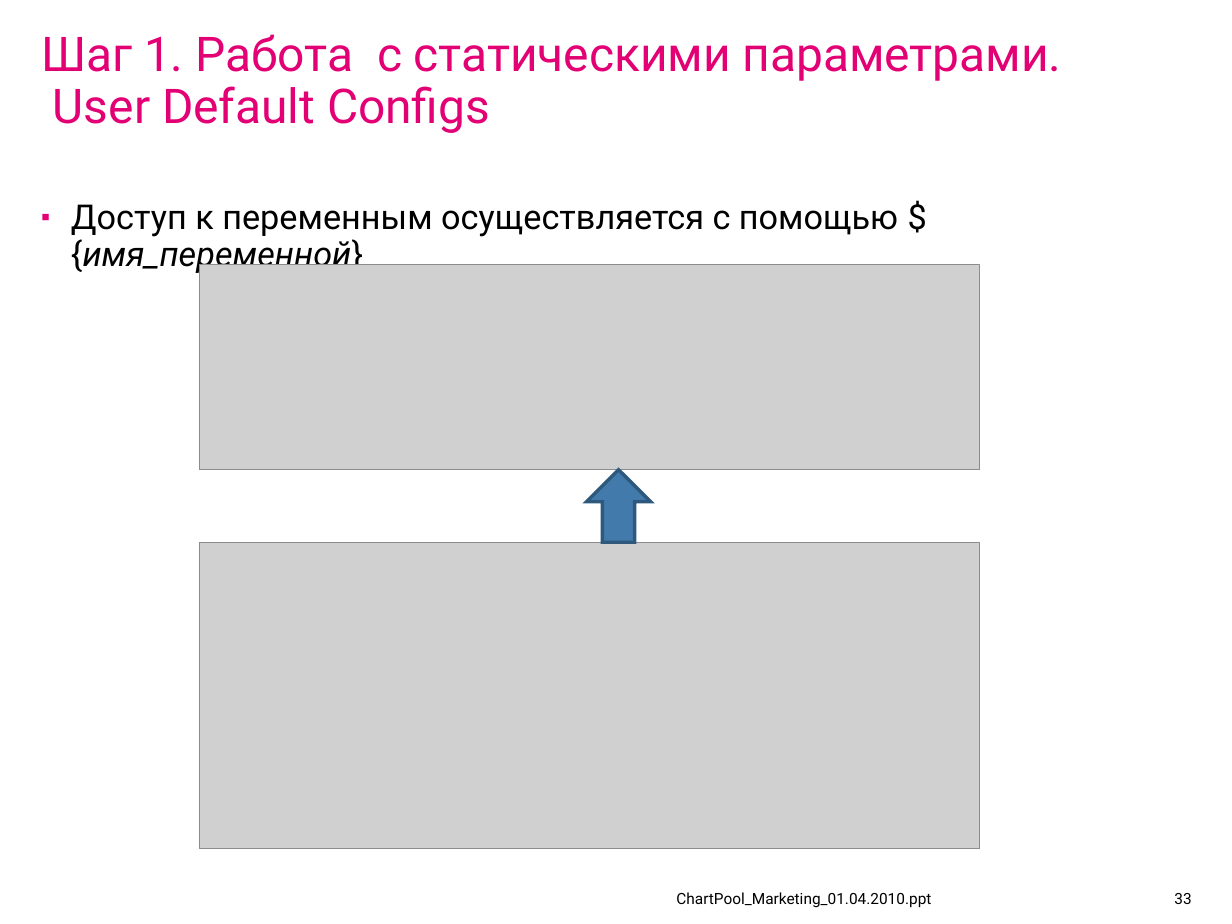
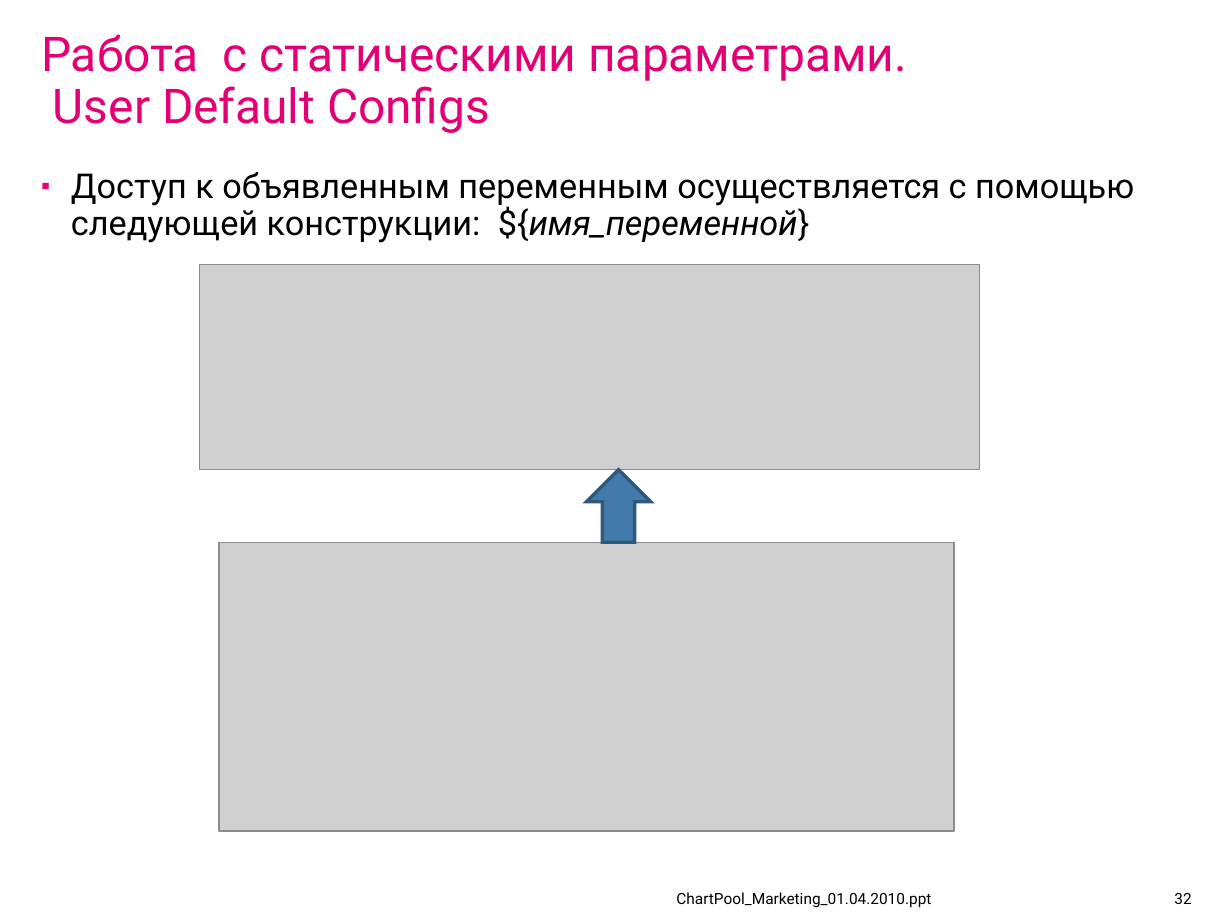
Before and after one commit to IvanCS/JMeterAvtoTestingDemo, a slide deck: slide 32 of documents/presentation.ppt (slide 33 before the commit). Drawn at 1232x924 pixels with LibreOffice and Linux fonts; fonts in the diff are those of the drawing; grey boxes stand for pictures; background and template pictures are left out. Boxes give left, top, right and bottom in pixels: in the first picture for what was removed or moved away, otherwise in the second. Text is boxed around its words. In the diff, an @@ line names an element or a change of style, - is before the commit and + after.

```diff
--- a/documents/presentation.ppt
+++ b/documents/presentation.ppt
@@ title at (41, 34, 907, 133): text changed @@
-Шаг 1. Работа c статическими параметрами.
-User Default Configs
+Работа c статическими параметрами.
+User Default Configs
@@ text at (71, 172, 1134, 243): text changed @@
-▪ Доступ к переменным осуществляется с помощью ${имя_переменной}
+▪ Доступ к объявленным переменным осуществляется с помощью следующей конструкции: ${имя_переменной}
@@ picture: place and size @@
-picture at (200, 542, 979, 849)
+picture at (219, 542, 954, 832)
@@ page number at (1174, 893, 1191, 904): text changed @@
-33
+32
```
Also in this commit, not shown: 29 other slides changed, 4 slides added, 6 slides removed.
